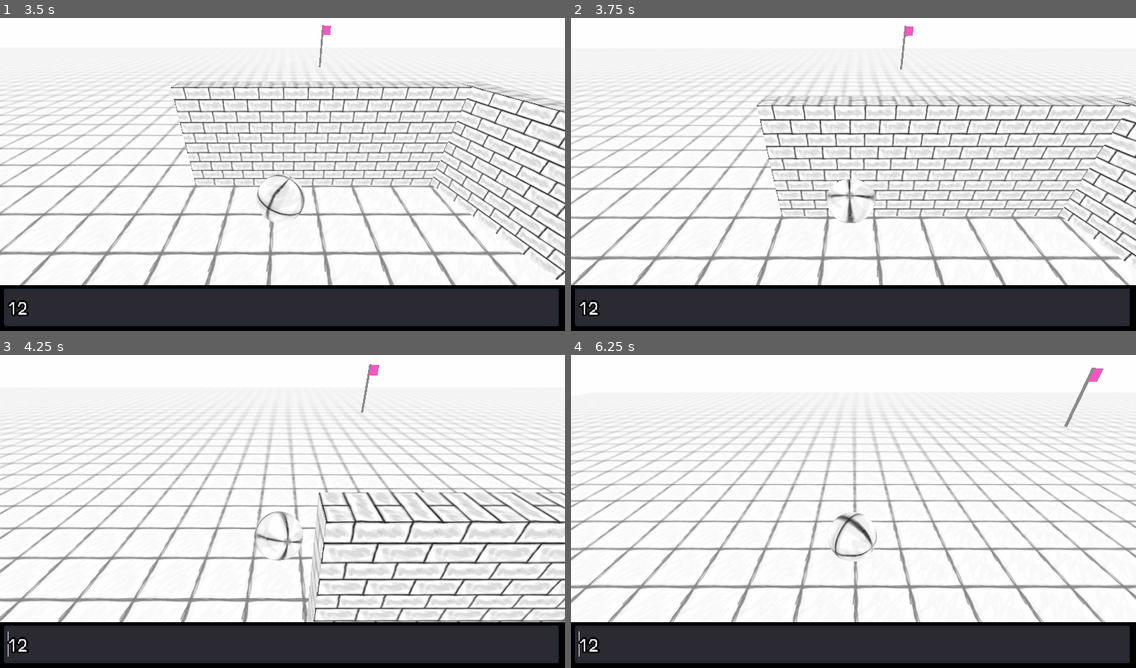
Above: before the commit, frames 1-4 (two rows, left to right).
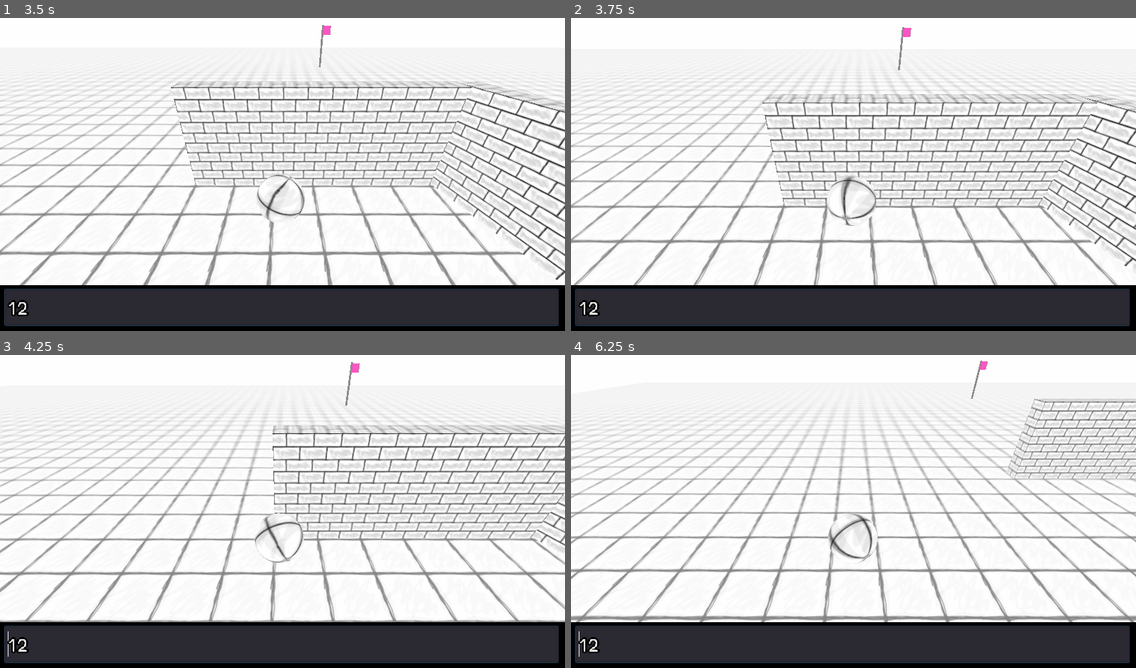
Above: after the commit, the same moments.

Repository: toimisto/rollballgenesis
Game: Godot game, scene res://scenes/Main.tscn
Two runs of this game, one before a commit and one after it. Both use one fixed random seed, a clock stepped at 60 frames per second and the inputs below.
Inputs (mouse positions are in pixels of both pictures, inside the frame that each line leads up to):
- Up to frame 1 (3.5 s): click (282, 305) at 0.52 s; type "12" at 0.6 s; hold Up (ui_up) 1.28-2.78 s; hold Left (ui_left) from 2.78 s (still down)
- Up to frame 2 (3.75 s): keep holding Left (ui_left)
- Up to frame 3 (4.25 s): keep holding Left (ui_left)
- Up to frame 4 (6.25 s): release Left (ui_left) at 4.28 s; hold Down (ui_down) 4.28-5.03 s; hold Right (ui_right) 5.03-5.78 s; hold Up (ui_up) from 5.78 s (still down)

Frame 1 is identical in both runs. In frame 2, 22% of the frame differs, in the area x 0-100%, y 2-86%; in frame 3, 26%; in frame 4, 22%.

Commit message:
fixed wall hitbox

Diff:
--- a/scenes/Level.tscn
+++ b/scenes/Level.tscn
@@ -49,6 +49,7 @@
 size = Vector3( 1, 5, 12 )
 
 [sub_resource type="BoxShape" id=10]
+extents = Vector3( 0.5, 2.5, 6 )
 
 [node name="Level" type="Spatial"]
 script = ExtResource( 1 )
